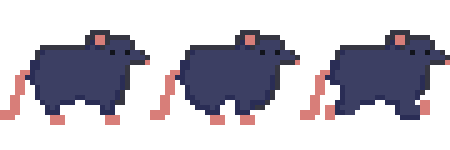
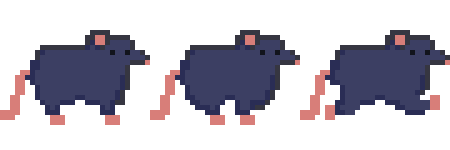
Before/after of a 450 x 150 layered artwork. What changed in the layer stack:
painted on "Player_Stand.png" over [395,95,440,120]
